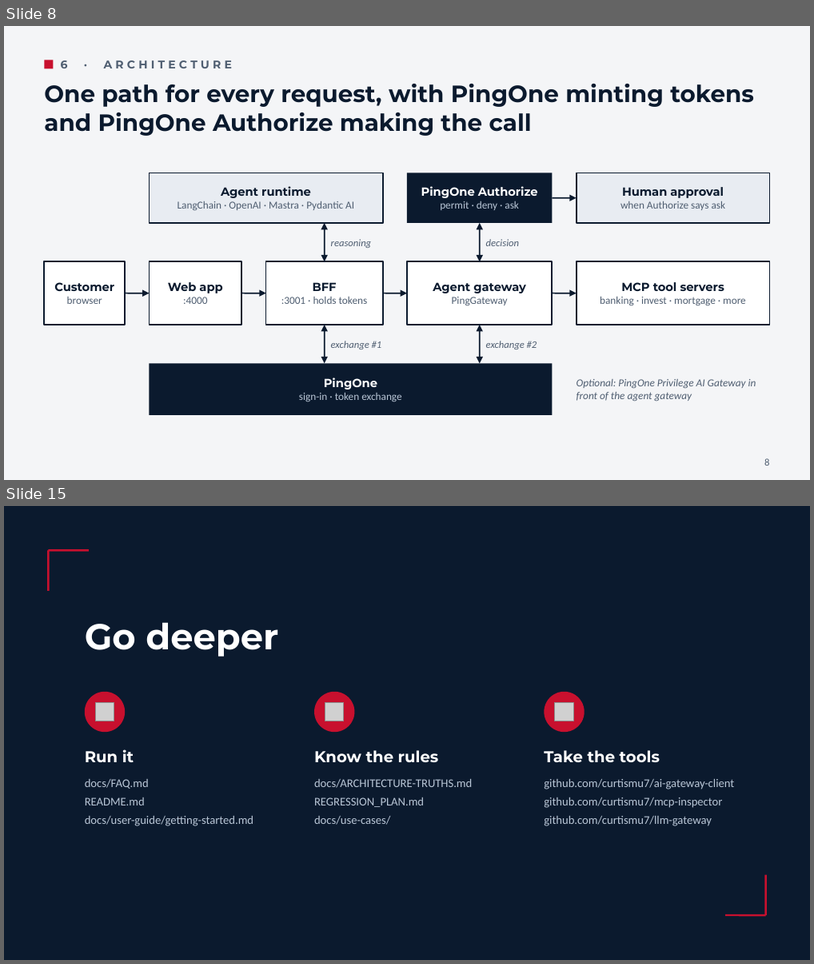
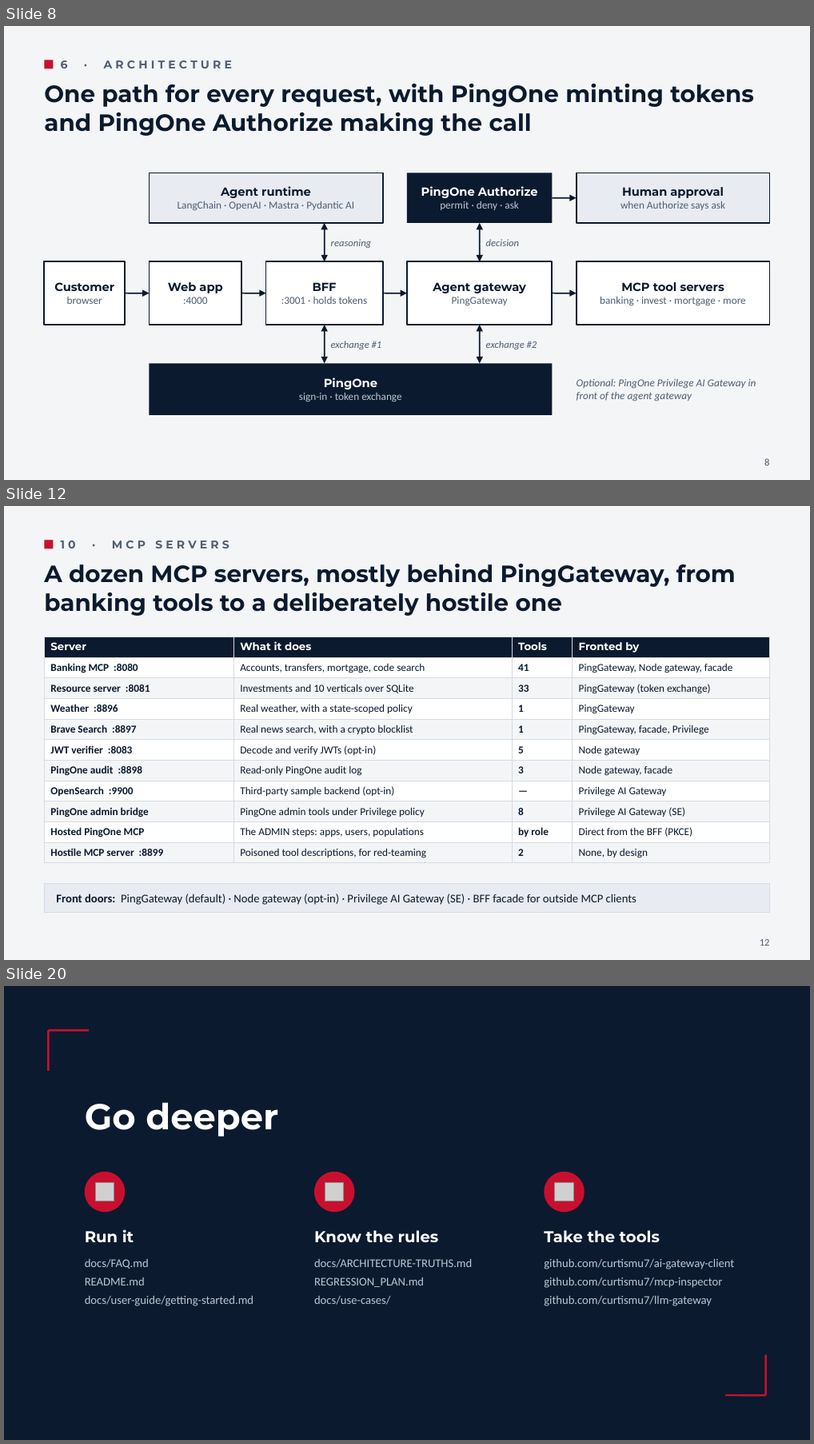
Before and after one commit to curtismu7/AI-DEMO2, a slide deck: docs/resources/AI-Demo-Overview.pptx. Shown one above the other, each under a label of ours: slides 8 and 15 before the commit, slides 8, 12 and 20 after it; the slides between them are not shown. The pictures are 814x964 and 814x1444 pixels, drawn with LibreOffice and Linux fonts; fonts in the diff are those of the drawing; grey boxes stand for pictures. Boxes give left, top, right and bottom in pixels: in the first picture for what was removed or moved away, otherwise in the second. Text is boxed around its words. In the diff, an @@ line names an element or a change of style, - is before the commit and + after.

```diff
--- a/docs/resources/AI-Demo-Overview.pptx
+++ b/docs/resources/AI-Demo-Overview.pptx
@@ slide 12 added at [4,506,810,960], background #F4F5F7 @@
@@ rectangle added at [44,540,53,548], fill #C8102E @@
@@ text added at [61,540,229,548], 10 pt, text #4F5E71, bold @@
+10 · MCP SERVERS
@@ text added at [44,564,736,616], 21 pt, text #0B1A2E, bold @@
+A dozen MCP servers, mostly behind PingGateway, from banking tools to a deliberately hostile one
@@ table added at [44,636,770,861], 11 rows, 4 columns @@
+Server | What it does | Tools | Fronted by
+Banking MCP :8080 | Accounts, transfers, mortgage, code search | 41 | PingGateway, Node gateway, facade
+Resource server :8081 | Investments and 10 verticals over SQLite | 33 | PingGateway (token exchange)
+Weather :8896 | Real weather, with a state-scoped policy | 1 | PingGateway
+Brave Search :8897 | Real news search, with a crypto blocklist | 1 | PingGateway, facade, Privilege
+JWT verifier :8083 | Decode and verify JWTs (opt-in) | 5 | Node gateway
+PingOne audit :8898 | Read-only PingOne audit log | 3 | Node gateway, facade
+OpenSearch :9900 | Third-party sample backend (opt-in) | — | Privilege AI Gateway
+PingOne admin bridge | PingOne admin tools under Privilege policy | 8 | Privilege AI Gateway (SE)
+Hosted PingOne MCP | The ADMIN steps: apps, users, populations | by role | Direct from the BFF (PKCE)
+Hostile MCP server :8899 | Poisoned tool descriptions, for red-teaming | 2 | None, by design
@@ rectangle added at [44,884,770,912], fill #E8ECF2, outline #D5DBE3 0.75 pt @@
@@ text added at [56,893,637,904], 10.5 pt, text #0B1A2E @@
+Front doors: PingGateway (default) · Node gateway (opt-in) · Privilege AI Gateway (SE) · BFF facade for outside MCP clients
@@ text added at [760,939,770,945], 9 pt, text #4F5E71 @@
+12
@@ what was slide 15 is now slide 20 @@
```
Also in this commit, not shown: 6 slides changed, 4 other slides added, 1 other file.
